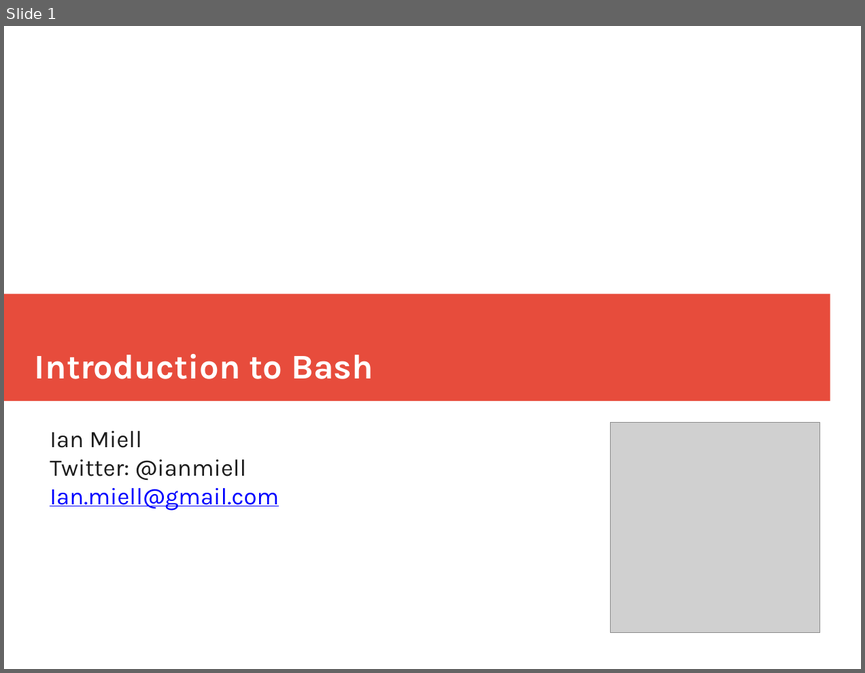
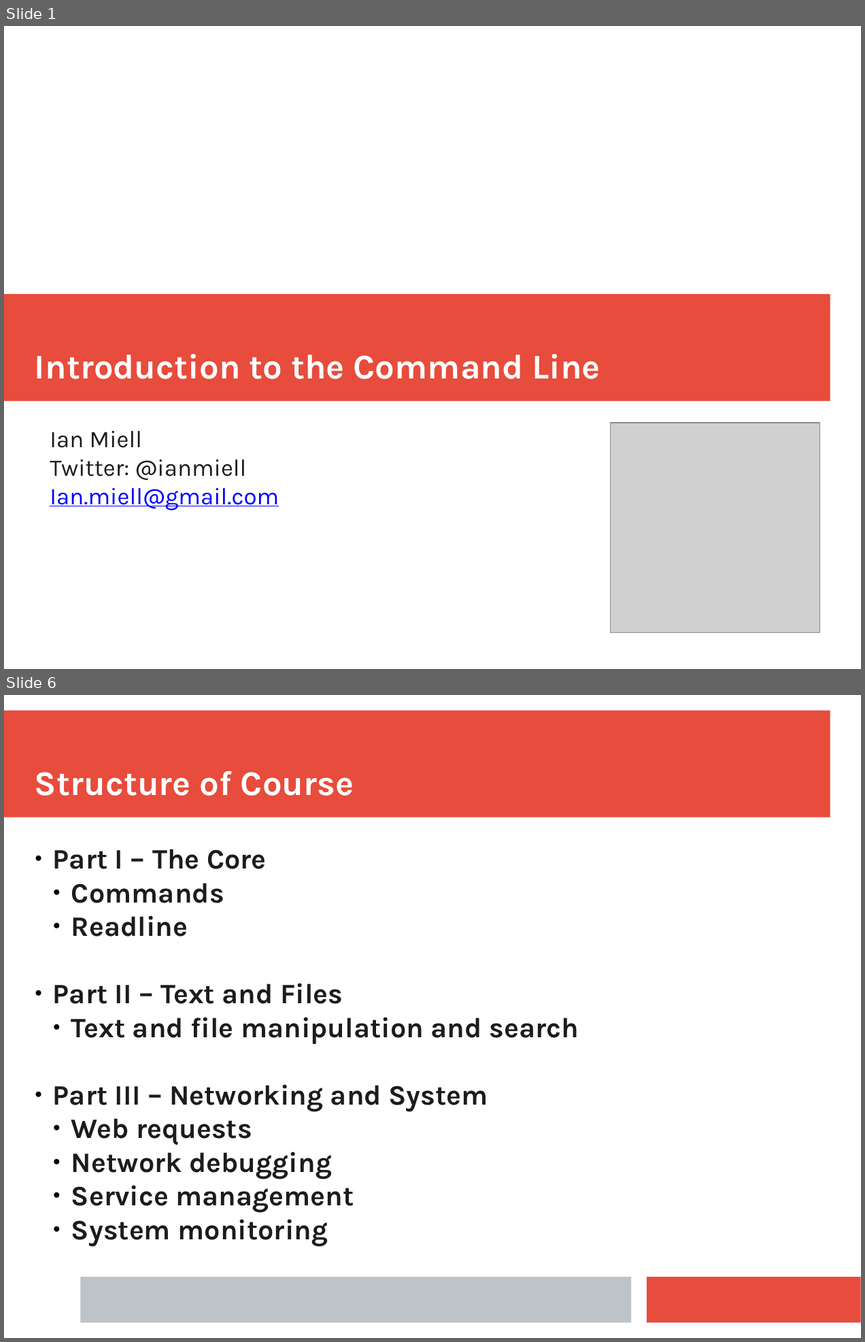
Before and after one commit to ianmiell/introduction-to-the-command-line, a slide deck: slides/introduction_to_the_command_line.pptx. Shown one above the other, each under a label of ours: slide 1 before the commit, slides 1 and 6 after it; the slides between them are not shown. The pictures are 865x673 and 865x1342 pixels, drawn with LibreOffice and Linux fonts; fonts in the diff are those of the drawing; grey boxes stand for pictures. Boxes give left, top, right and bottom in pixels: in the first picture for what was removed or moved away, otherwise in the second. Text is boxed around its words. In the diff, an @@ line names an element or a change of style, - is before the commit and + after.

```diff
--- a/slides/introduction_to_the_command_line.pptx
+++ b/slides/introduction_to_the_command_line.pptx
@@ slide 6 added at (4,695,861,1338), background #FFFFFF @@
@@ rectangle added at (4,711,830,818), fill #E74C3C @@
@@ text added at (35,771,354,796), 32 pt, text #FFFFFF, bold @@
+Structure of Course
@@ text added at (53,849,579,1246), 26 pt, text #1C1C1C, bold @@
+● Part I – The Core
+  ● Commands
+  ● Readline
+● Part II – Text and Files
+  ● Text and file manipulation and search
+● Part III – Networking and System
+  ● Web requests
+  ● Network debugging
+  ● Service management
+  ● System monitoring
@@ rectangle added at (80,1276,631,1323), fill #BDC3C7 @@
@@ rectangle added at (647,1276,861,1323), fill #E74C3C @@
@@ slide 1 changed as well @@
@@ text at (35,354,600,379): text changed @@
-Introduction to Bash
+Introduction to the Command Line
```
Also in this commit, not shown: 4 other slides changed, 4 other slides added, 57 slides removed.
